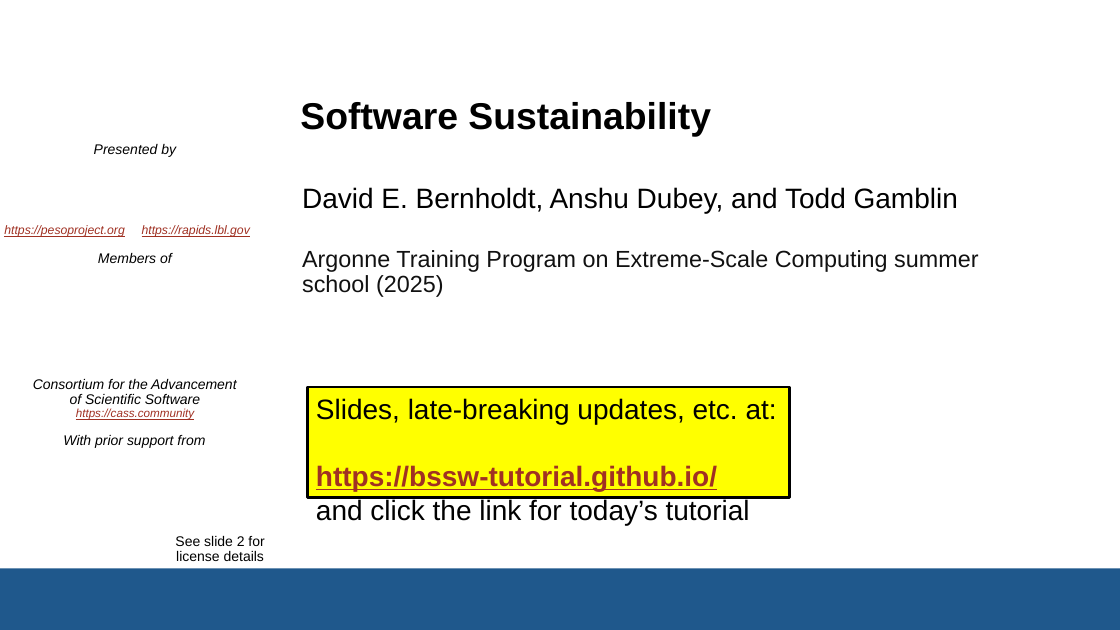
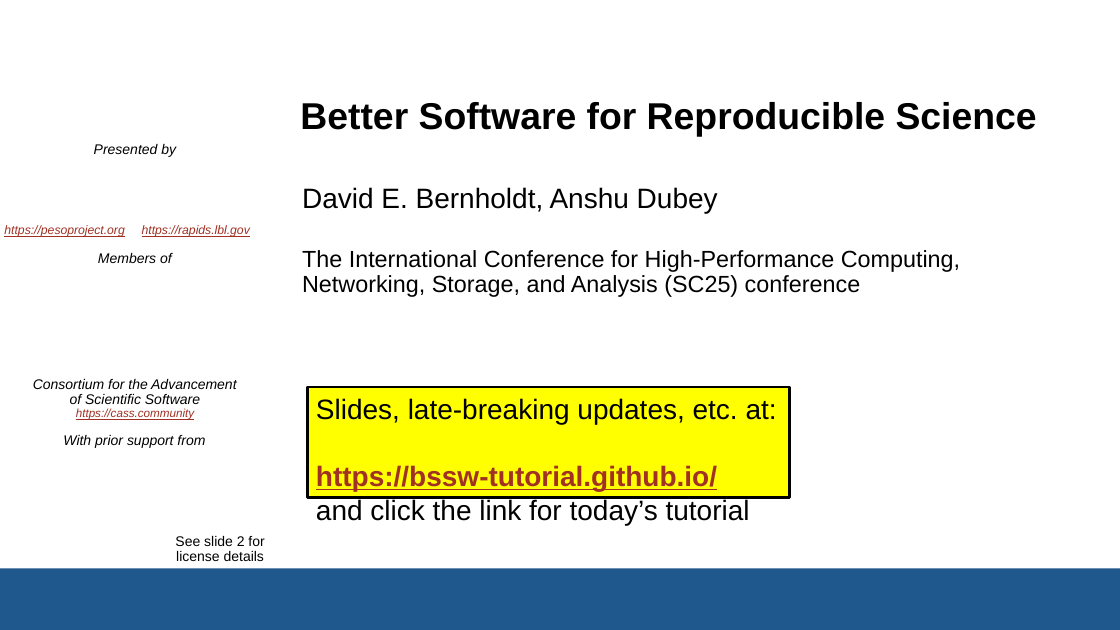
Before and after one commit to bssw-tutorial/presentations, a slide deck: slide 1 of intro.pptx. Drawn at 1120x630 pixels with LibreOffice and Linux fonts; fonts in the diff are those of the drawing; background and template pictures are left out. Boxes give left, top, right and bottom in pixels: in the first picture for what was removed or moved away, otherwise in the second. Text is boxed around its words. In the diff, an @@ line names an element or a change of style, - is before the commit and + after.

```diff
--- a/intro.pptx
+++ b/intro.pptx
@@ title at [300, 102, 1037, 136]: text changed @@
-Software Sustainability
+Better Software for Reproducible Science
@@ subtitle at [302, 187, 960, 297]: text changed; text colour #111111 to #000000 @@
-David E. Bernholdt, Anshu Dubey, and Todd Gamblin
-Argonne Training Program on Extreme-Scale Computing summer school (2025)
+David E. Bernholdt, Anshu Dubey
+The International Conference for High-Performance Computing, Networking, Storage, and Analysis (SC25) conference
```
Also in this commit, not shown: 4 other slides changed, 1 slide removed.
